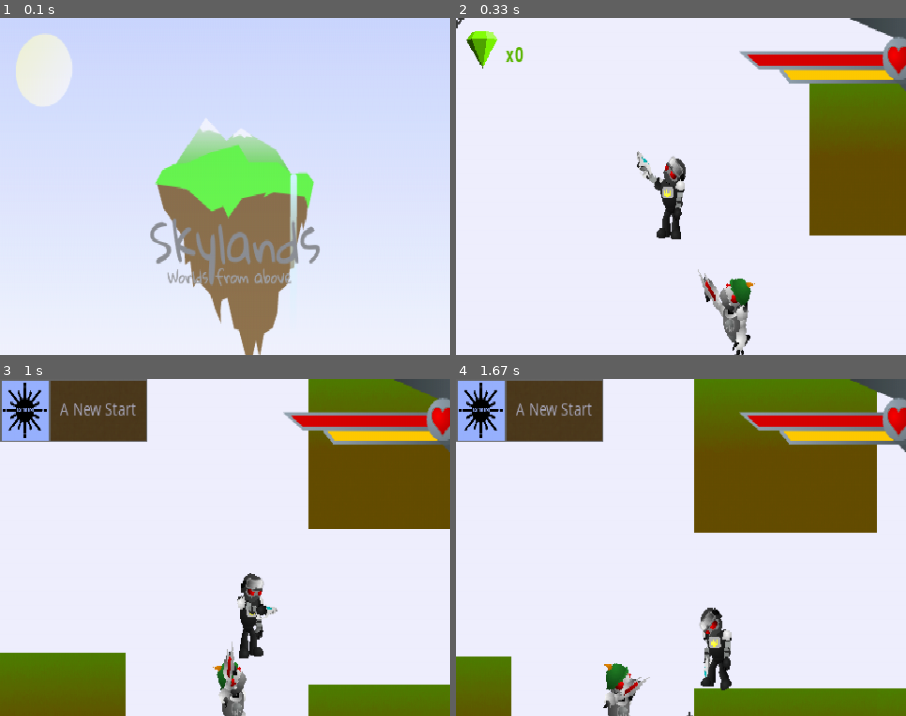
Above: before the commit, frames 1-4 (two rows, left to right).
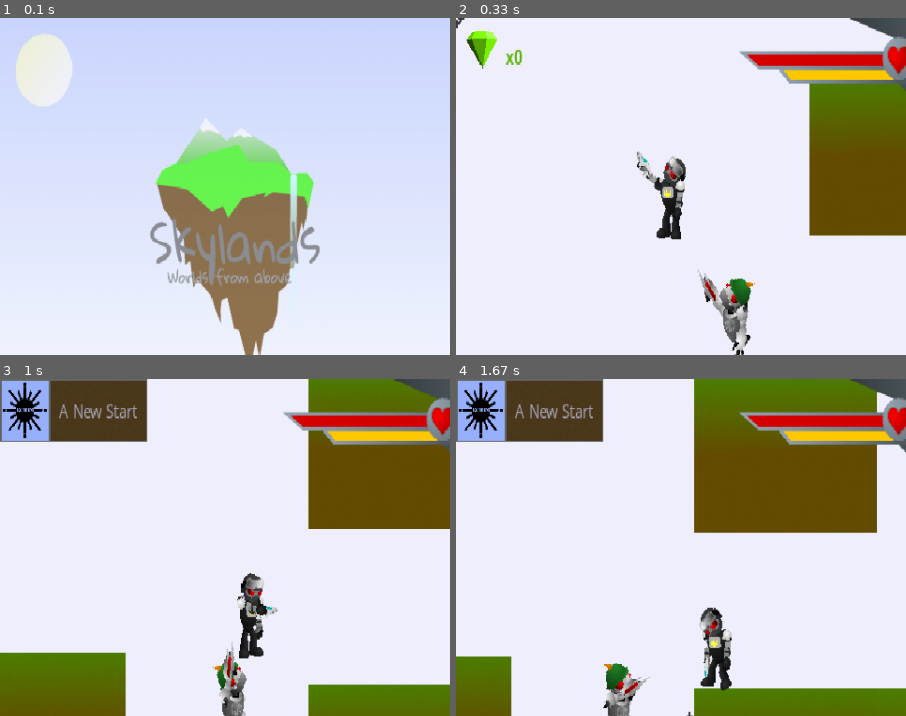
Above: after the commit, the same moments.

Repository: kjniemela/Skylands-WFA-py
Game: pygame game, started from main.py
Two runs of this game, one before a commit and one after it. Both use one fixed random seed, a clock stepped at 60 frames per second and the inputs below.
Inputs (mouse positions are % of the whole screen's width and height, from its top left):
- Up to frame 1 (0.1 s): no input
- Up to frame 2 (0.33 s): no input
- Up to frame 3 (1 s): hold D 0.33-0.8 s; move the mouse to (46, 54) at 0.37 s; hold W from 0.83 s (still down); move the mouse to (82, 47) at 0.87 s
- Up to frame 4 (1.67 s): release W at 1.13 s; hold D 1.17-1.63 s; move the mouse to (26, 51) at 1.2 s
The pictures show only the part of the screen within x 0-50%, y 0-50%; the shares and areas given below are measured in that part.

Frame 1 is identical in both runs. In frame 2, 0.2% of the frame differs, in the area x 10-16%, y 8-14%; in frame 3, 0.4%, in the area x 13-31%, y 7-12%; in frame 4, 0.4%.

Commit message:
Added executable build

Diff:
--- /dev/null
+++ b/autopytoexeConfig.json
@@ -0,0 +1,89 @@
+{
+ "version": "auto-py-to-exe-configuration_v1",
+ "pyinstallerOptions": [
+  {
+   "optionDest": "noconfirm",
+   "value": true
+  },
+  {
+   "optionDest": "filenames",
+   "value": "C:/Users/Johannes/Documents/GitHub/Skylands-WFA/main.py"
+  },
+  {
+   "optionDest": "onefile",
+   "value": true
+  },
+  {
+   "optionDest": "console",
+   "value": false
+  },
+  {
+   "optionDest": "icon_file",
+   "value": "C:/Users/Johannes/Documents/GitHub/Skylands-WFA/assets/icon.ico"
+  },
+  {
+   "optionDest": "ascii",
+   "value": false
+  },
+  {
+   "optionDest": "clean_build",
+   "value": false
+  },
+  {
+   "optionDest": "strip",
+   "value": false
+  },
+  {
+   "optionDest": "noupx",
+   "value": false
+  },
+  {
+   "optionDest": "uac_admin",
+   "value": false
+  },
+  {
+   "optionDest": "uac_uiaccess",
+   "value": false
+  },
+  {
+   "optionDest": "win_private_assemblies",
+   "value": false
+  },
+  {
+   "optionDest": "win_no_prefer_redirects",
+   "value": false
+  },
+  {
+   "optionDest": "bootloader_ignore_signals",
+   "value": false
+  },
+  {
+   "optionDest": "datas",
+   "value": "C:/Users/Johannes/Documents/GitHub/Skylands-WFA/assets;assets/"
+  },
+  {
+   "optionDest": "datas",
+   "value": "C:/Users/Johannes/Documents/GitHub/Skylands-WFA/levels;levels/"
+  },
+  {
+   "optionDest": "datas",
+   "value": "C:/Users/Johannes/Documents/GitHub/Skylands-WFA/saves;saves/"
+  },
+  {
+   "optionDest": "datas",
+   "value": "C:/Users/Johannes/Documents/GitHub/Skylands-WFA/entities.py;."
+  },
+  {
+   "optionDest": "datas",
+   "value": "C:/Users/Johannes/Documents/GitHub/Skylands-WFA/level.py;."
+  },
+  {
+   "optionDest": "datas",
+   "value": "C:/Users/Johannes/Documents/GitHub/Skylands-WFA/player.py;."
+  }
+ ],
+ "nonPyinstallerOptions": {
+  "increaseRecursionLimit": true,
+  "manualArguments": ""
+ }
+}
--- a/entities.py
+++ b/entities.py
@@ -1,5 +1,7 @@
 from time import time
 import math
+import os
+import sys
 
 from player import Bullet
 
@@ -15,6 +17,16 @@
     while time()-t<1:
         pass
     exit()
+
+def resource_path(relative_path):
+    """ Get absolute path to resource, works for dev and for PyInstaller """
+    try:
+        # PyInstaller creates a temp folder and stores path in _MEIPASS
+        base_path = sys._MEIPASS
+    except Exception:
+        base_path = os.path.abspath(".")
+
+    return os.path.join(base_path, relative_path)
 
 shoaldier = {1: {}, -1: {}}
 globalTextures = {1: {}, -1: {}}
@@ -40,12 +52,12 @@
         ('gun_hand', 62, 14)
     ]
     for i in shoaldierTextures:
-        shoaldier[1][i[0]] = pygame.image.load('assets/shoaldier/%s.png'%(i[0]))
+        shoaldier[1][i[0]] = pygame.image.load(resource_path('assets/shoaldier/%s.png'%(i[0])))
         shoaldier[-1][i[0]] = pygame.transform.flip(shoaldier[1][i[0]], True, False)
 def loadEntitySounds(vol):
     global shoaldier_fire
 
-    shoaldier_fire = pygame.mixer.Sound("assets/GDFSER-fire2.wav")
+    shoaldier_fire = pygame.mixer.Sound(resource_path("assets/GDFSER-fire2.wav"))
     shoaldier_fire.set_volume(1*vol)
 
 def blitRotateCenter(surf, image, angle, pos, camPos):
--- a/level.py
+++ b/level.py
@@ -13,9 +13,9 @@
     global platformTextures
     global bullet
     platformTextures = {
-        "ground1": pygame.image.load('assets/ground1.png')
+        "ground1": pygame.image.load(resource_path('assets/ground1.png'))
         }
-    bullet = pygame.image.load('assets/GDFSER-bullet.png')
+    bullet = pygame.image.load(resource_path('assets/GDFSER-bullet.png'))
 
 def blitRotateCenter(surf, image, angle, pos, camPos):
 
@@ -62,12 +62,12 @@
         self.displayTime = 0
         self.queue = []
 
-        self.text_bar = pygame.image.load('assets/achievements/textBar.png')
+        self.text_bar = pygame.image.load(resource_path('assets/achievements/textBar.png'))
 
         self.achievement_assets = {}
 
         for i in self.achievements_got:
-            self.achievement_assets[i] = pygame.image.load('assets/achievements/%s.png' % (i))
+            self.achievement_assets[i] = pygame.image.load(resource_path('assets/achievements/%s.png' % (i)))
     def trigger(self, name):
         if not self.achievements_got[name]:
             self.achievements_got[name] = True
@@ -131,7 +131,7 @@
 
         self.gravity = 0.5
 
-        f = open("levels/"+src)
+        f = open(resource_path("levels/"+src))
         data = f.read().split("\n")
         f.close()
         data = [i.split(" ") for i in data]
--- a/main.py
+++ b/main.py
@@ -17,14 +17,22 @@
 else:
     save_file = None
 
-print(save_file)
+def resource_path(relative_path):
+    """ Get absolute path to resource, works for dev and for PyInstaller """
+    try:
+        # PyInstaller creates a temp folder and stores path in _MEIPASS
+        base_path = sys._MEIPASS
+    except Exception:
+        base_path = os.path.abspath(".")
+
+    return os.path.join(base_path, relative_path)
 
 VERSION_MAJOR = 0
 VERSION_MINOR = 1
 VERSION_PATCH = 2
 
 pygame.display.init()
-islandIcon = pygame.image.load('assets/icon.png')
+islandIcon = pygame.image.load(resource_path('assets/icon.png'))
 pygame.display.set_icon(islandIcon)
 
 window = pygame.display.set_mode((960, 720), pygame.RESIZABLE)
@@ -55,10 +63,10 @@
 menuXOffset = 0
 
 #MENU
-sky = pygame.image.load('assets/sky.png').convert_alpha()
-menuIsland = pygame.image.load('assets/menu.png').convert()
-loading = pygame.image.load('assets/loading.png')
-playText = pygame.image.load('assets/play.png')
+sky = pygame.image.load(resource_path('assets/sky.png')).convert_alpha()
+menuIsland = pygame.image.load(resource_path('assets/menu.png')).convert()
+loading = pygame.image.load(resource_path('assets/loading.png'))
+playText = pygame.image.load(resource_path('assets/play.png'))
 
 bg = pygame.transform.scale(sky, (480, 360))
 menu = pygame.transform.scale(menuIsland, (480, 360))
@@ -71,11 +79,11 @@
 
 ###TEXTURES###
 #HUD
-HUD = pygame.image.load('assets/HUD.png')
-HUD_back = pygame.image.load('assets/HUD back.png')
+HUD = pygame.image.load(resource_path('assets/HUD.png'))
+HUD_back = pygame.image.load(resource_path('assets/HUD back.png'))
 
 #ITEMS
-STBRight = pygame.image.load('assets/STB Mk1.png')
+STBRight = pygame.image.load(resource_path('assets/STB Mk1.png'))
 STBLeft = pygame.transform.flip(STBRight, False, True)
 
 items = {1: {
@@ -90,7 +98,7 @@
 loadLevelTextures()
 loadEntityTextures(items)
 
-cursor = pygame.image.load('assets/cursor.png')
+cursor = pygame.image.load(resource_path('assets/cursor.png'))
 ##############
 
 ###SOUND###
@@ -101,12 +109,12 @@
 pygame.mixer.init()
 if playMusic:
     pygame.mixer.init()
-    menuMusic = pygame.mixer.Sound("assets/The Light - The Album Leaf.wav")
-    gameMusic = pygame.mixer.Sound("assets/music.ogg")
+    menuMusic = pygame.mixer.Sound(resource_path("assets/The Light - The Album Leaf.wav"))
+    gameMusic = pygame.mixer.Sound(resource_path("assets/music.ogg"))
     gameMusic.set_volume(0.4*vol)
     menuMusic.set_volume(1*vol)
 
-GDFSER_shoot = pygame.mixer.Sound("assets/GDFSER-fire2.wav")
+GDFSER_shoot = pygame.mixer.Sound(resource_path("assets/GDFSER-fire2.wav"))
 GDFSER_shoot.set_volume(1*vol)
 
 loadEntitySounds(vol)
@@ -115,9 +123,9 @@
 ###FONTS###
 pygame.font.init()
 fonts = {
-    "gemCount": pygame.font.Font('freesansbold.ttf', 16),
-    "achievementTitle": pygame.font.Font('C:\\WINDOWS\\Fonts\\Inkfree.ttf', 15),
-    "achievementSubt": pygame.font.Font('C:\\WINDOWS\\Fonts\\Inkfree.ttf', 6),
+    "gemCount": pygame.font.Font(pygame.font.match_font('arial', bold=1), 16),
+    "achievementTitle": pygame.font.Font(pygame.font.match_font('inkfree'), 15),
+    "achievementSubt": pygame.font.Font(pygame.font.match_font('inkfree'), 6),
     }
 ###########
 
--- a/player.py
+++ b/player.py
@@ -17,6 +17,19 @@
     while time()-t<1:
         pass
     exit()
+
+import os
+import sys
+
+def resource_path(relative_path):
+    """ Get absolute path to resource, works for dev and for PyInstaller """
+    try:
+        # PyInstaller creates a temp folder and stores path in _MEIPASS
+        base_path = sys._MEIPASS
+    except Exception:
+        base_path = os.path.abspath(".")
+
+    return os.path.join(base_path, relative_path)
 
 
 def blitRotateCenter(surf, image, angle, pos, camPos):
@@ -47,30 +60,30 @@
     global healthBar
     global gem
 
-    walkRight = [pygame.image.load('assets/body_walk%s.png' % frame) for frame in range(1, 9)]
-    walkLeft = [pygame.transform.flip(pygame.image.load('assets/body_walk%s.png' % frame), True, False) for frame in range(1, 9)]
-    idleRight = pygame.image.load('assets/body_idle.png')
+    walkRight = [pygame.image.load(resource_path('assets/body_walk%s.png' % frame)) for frame in range(1, 9)]
+    walkLeft = [pygame.transform.flip(pygame.image.load(resource_path('assets/body_walk%s.png' % frame)), True, False) for frame in range(1, 9)]
+    idleRight = pygame.image.load(resource_path('assets/body_idle.png'))
     idleLeft = pygame.transform.flip(idleRight, True, False)
-    headRight = pygame.image.load('assets/head.png')
+    headRight = pygame.image.load(resource_path('assets/head.png'))
     headLeft = pygame.transform.flip(headRight, True, False)
 
-    armNearRight = pygame.image.load('assets/arm_near.png')
+    armNearRight = pygame.image.load(resource_path('assets/arm_near.png'))
     armNearLeft = pygame.transform.flip(armNearRight, False, True)
-    armFarRight = pygame.image.load('assets/arm_far.png')
+    armFarRight = pygame.image.load(resource_path('assets/arm_far.png'))
     armFarLeft = pygame.transform.flip(armFarRight, False, True)
 
-    handNearRight = pygame.image.load('assets/hand_near.png')
+    handNearRight = pygame.image.load(resource_path('assets/hand_near.png'))
     handNearLeft = pygame.transform.flip(handNearRight, False, True)
-    handFarRight = pygame.image.load('assets/hand_far.png')
+    handFarRight = pygame.image.load(resource_path('assets/hand_far.png'))
     handFarLeft = pygame.transform.flip(handFarRight, False, True)
 
-    GDFSERRight = pygame.image.load('assets/GDFSER.png')
+    GDFSERRight = pygame.image.load(resource_path('assets/GDFSER.png'))
     GDFSERLeft = pygame.transform.flip(GDFSERRight, False, True)
 
-    powerBar = pygame.image.load('assets/power.png')
-    healthBar = pygame.image.load('assets/health.png')
-
-    gem = [pygame.image.load('assets/gem%s.png' % frame) for frame in range(1, 10)]
+    powerBar = pygame.image.load(resource_path('assets/power.png'))
+    healthBar = pygame.image.load(resource_path('assets/health.png'))
+
+    gem = [pygame.image.load(resource_path('assets/gem%s.png' % frame)) for frame in range(1, 10)]
 
 def drawHUD(win, player, fonts):
     win.blit(healthBar, (435-(142*(player.hp/player.maxHp)), 28))
Not shown, added: Skylands Launcher.exe
Not shown, changed: Skylands.exe
